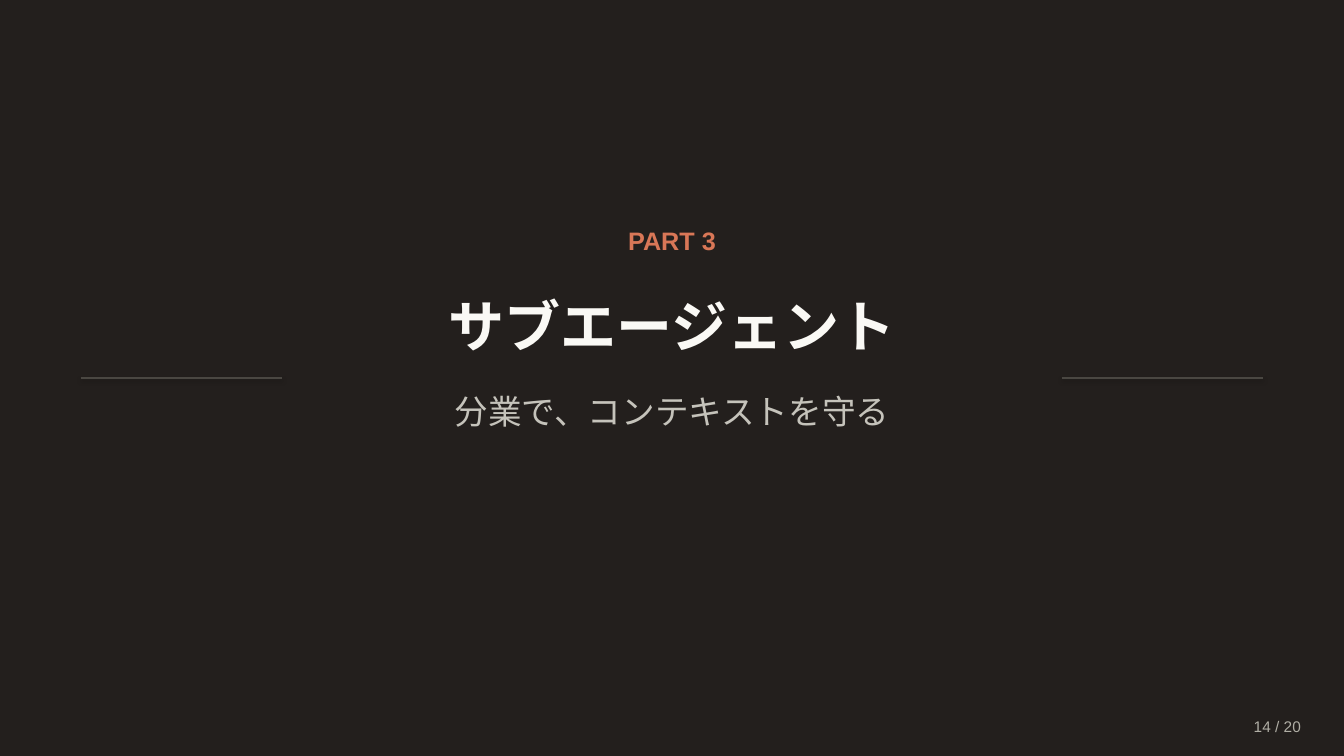
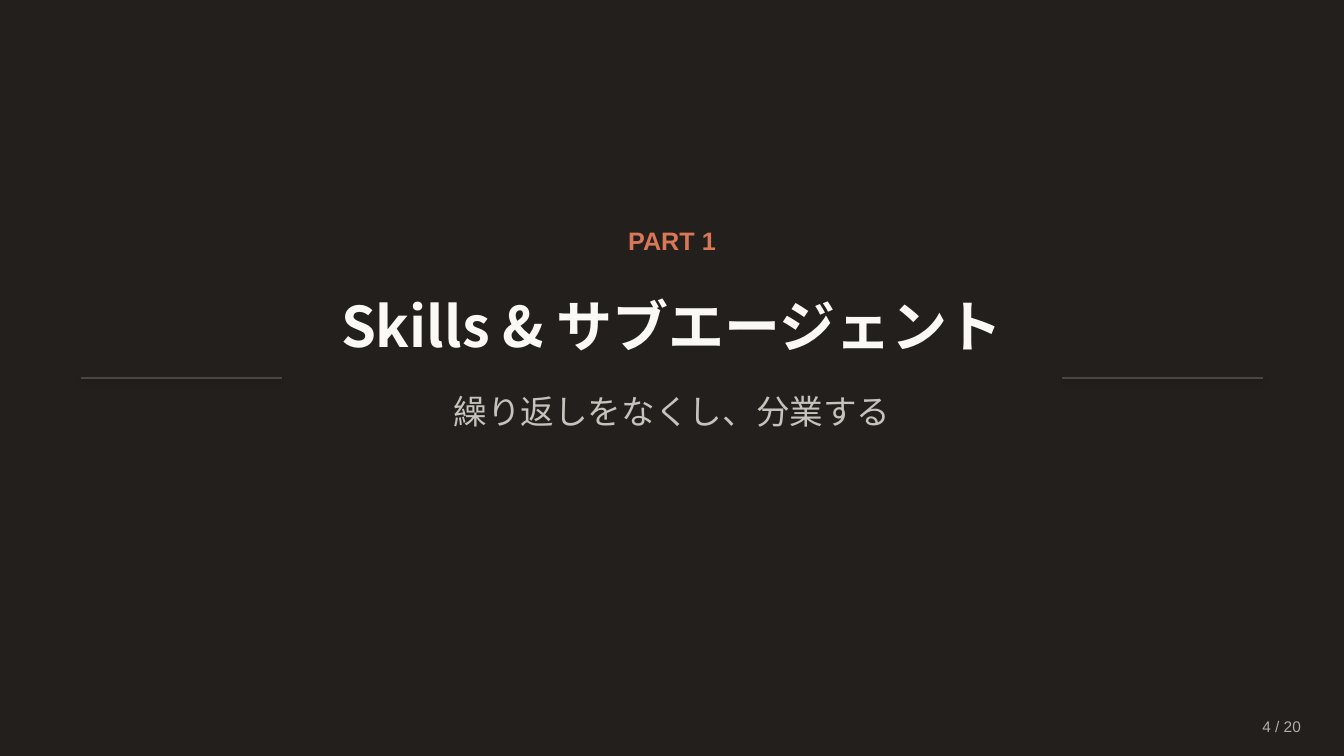
Before and after one commit to Ischca/zenn, a slide deck: slide 4 of slides/Claude_session3.pptx (slide 14 before the commit). Drawn at 1344x756 pixels with LibreOffice and Linux fonts; fonts in the diff are those of the drawing. Boxes give left, top, right and bottom in pixels: in the first picture for what was removed or moved away, otherwise in the second. Text is boxed around its words. In the diff, an @@ line names an element or a change of style, - is before the commit and + after.

```diff
--- a/slides/Claude_session3.pptx
+++ b/slides/Claude_session3.pptx
@@ text at (628,232,716,250): text changed @@
-PART 3
+PART 1
@@ text at (341,298,1003,351): text changed @@
-サブエージェント
+Skills & サブエージェント
@@ text at (454,395,891,427): text changed @@
-分業で、コンテキストを守る
+繰り返しをなくし、分業する
@@ text at (1262,721,1301,732): text changed @@
-14 / 20
+4 / 20
```
Also in this commit, not shown: 11 other slides changed, 8 slides added, 8 slides removed, 1 other file.
